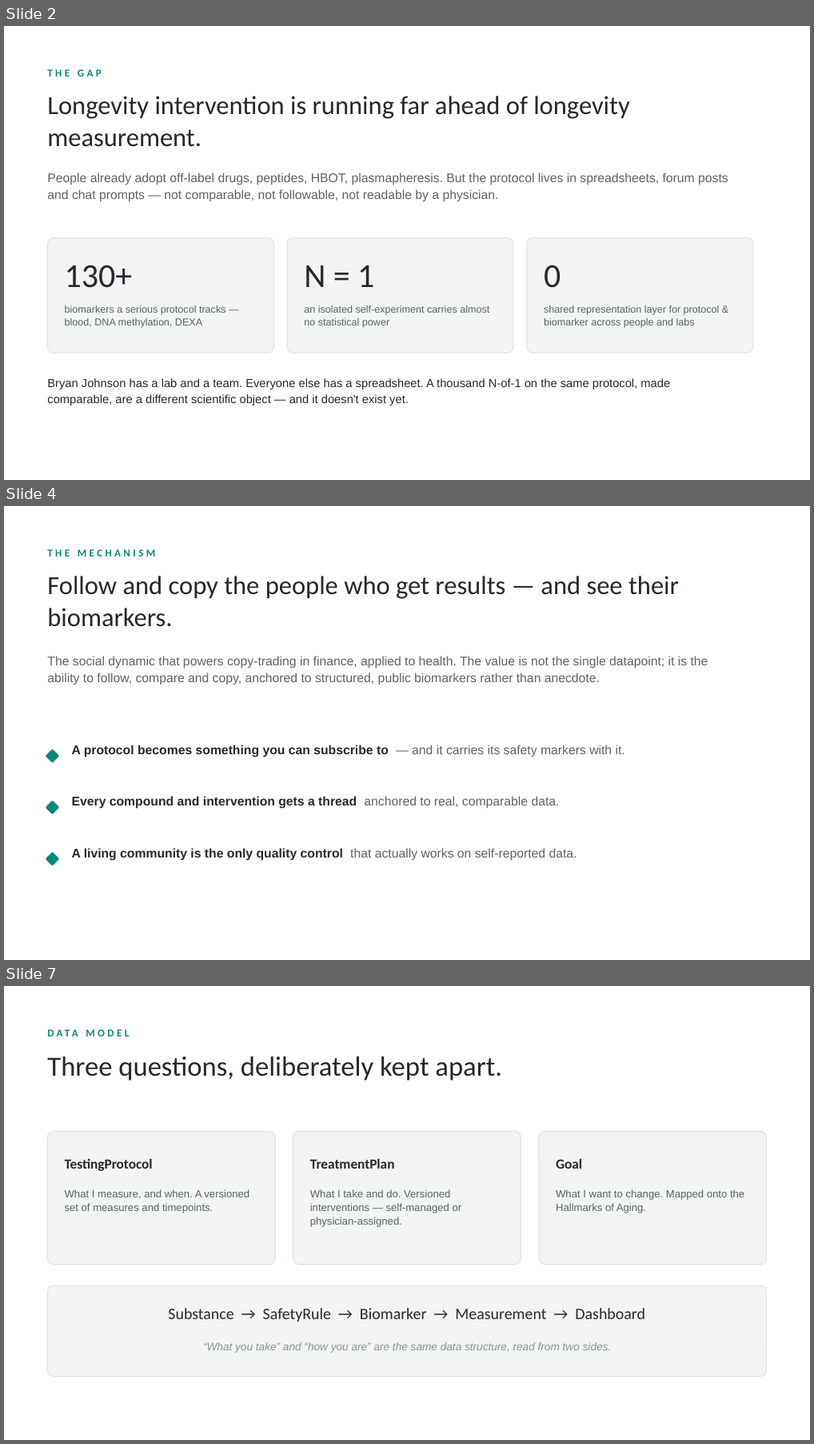
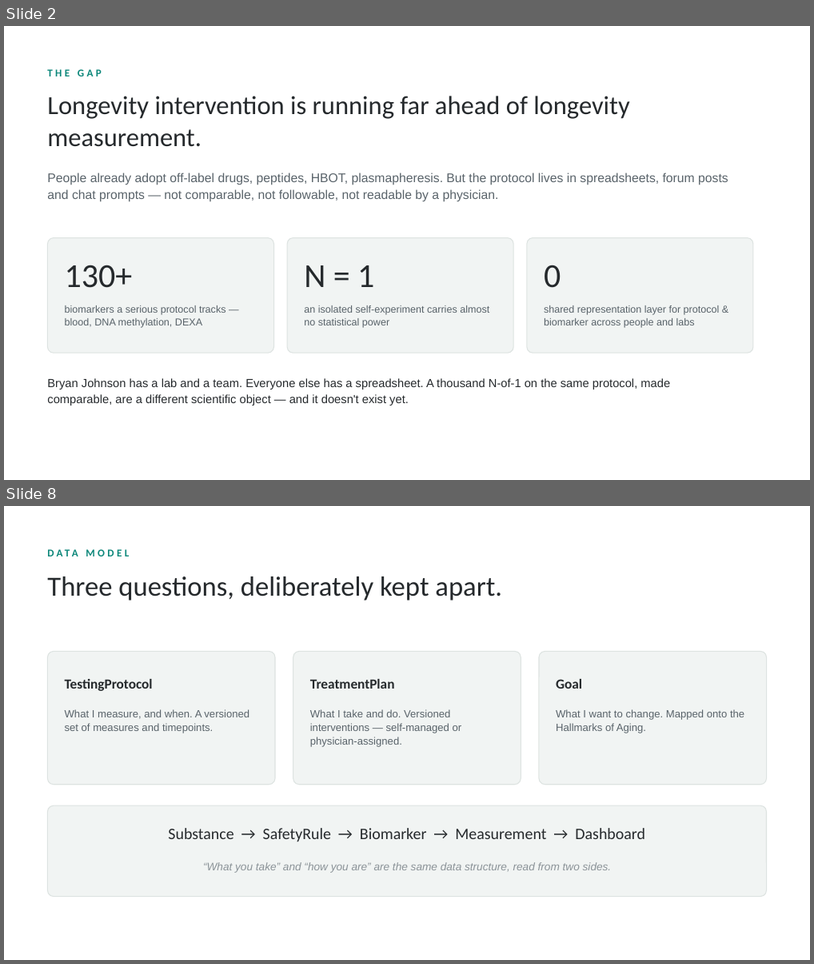
Before and after one commit to hackingbiology/biohackit, a slide deck: docs/presentation/biohackit-deck.pptx. Shown one above the other, each under a label of ours: slides 2, 4 and 7 before the commit, slides 2 and 8 after it; the slides between them are not shown. The pictures are 814x1444 and 814x964 pixels, drawn with LibreOffice and Linux fonts; fonts in the diff are those of the drawing. Boxes give left, top, right and bottom in pixels: in the first picture for what was removed or moved away, otherwise in the second. Text is boxed around its words. In the diff, an @@ line names an element or a change of style, - is before the commit and + after.

```diff
--- a/docs/presentation/biohackit-deck.pptx
+++ b/docs/presentation/biohackit-deck.pptx
@@ slide 4 removed at (4,506,810,960), background #FFFFFF @@
@@ text removed at (47,549,155,556) @@
-THE MECHANISM
@@ text removed at (47,576,679,627) @@
-Follow and copy the people who get results — and see their biomarkers.
@@ text removed at (47,656,709,685) @@
-The social dynamic that powers copy-trading in finance, applied to health. The value is not the single datapoint; it is the ability to follow, compare and copy, anchored to structured, public biomarkers rather than anecdote.
@@ text removed at (72,744,626,757) @@
-A protocol becomes something you can subscribe to — and it carries its safety markers with it.
@@ rounded rectangle removed at (46,749,59,763) @@
@@ rounded rectangle removed at (46,800,59,814) @@
@@ text removed at (72,796,560,808) @@
-Every compound and intervention gets a thread anchored to real, comparable data.
@@ rounded rectangle removed at (46,852,59,865) @@
@@ text removed at (72,848,578,860) @@
-A living community is the only quality control that actually works on self-reported data.
@@ what was slide 7 is now slide 8 @@
```
Also in this commit, not shown: 8 slides changed, 6 slides added, 4 other slides removed, 1 other file.
